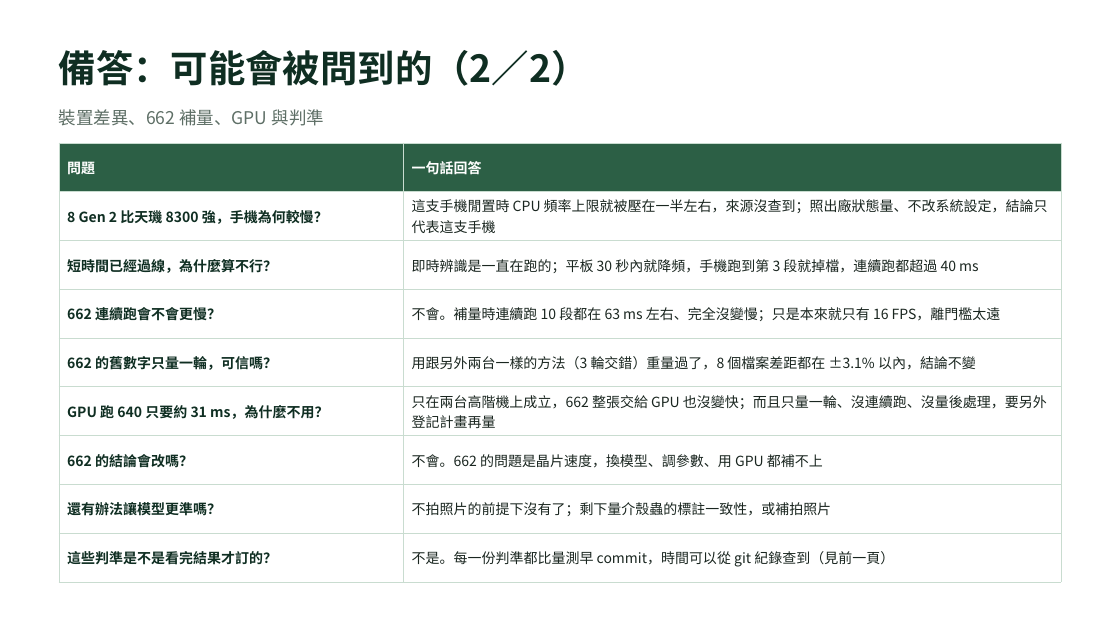
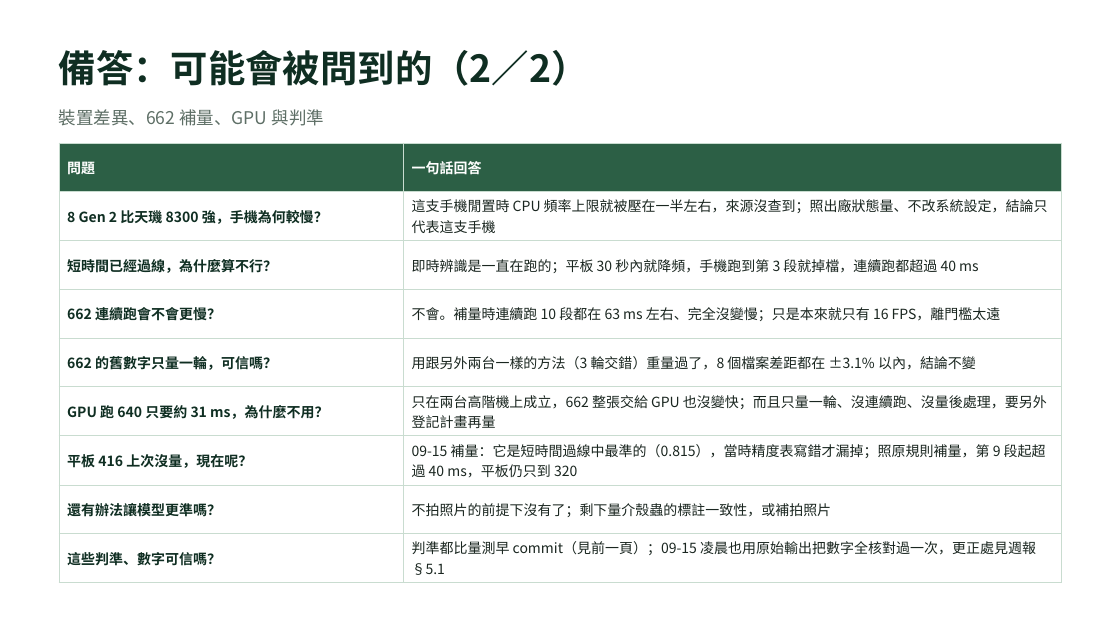
Before and after one commit to OneLeaf-dx/detection, a slide deck: slide 19 of docs/v12.3_簡報_口頭報告.pptx. Drawn at 1120x630 pixels with LibreOffice and Linux fonts; fonts in the diff are those of the drawing. Boxes give left, top, right and bottom in pixels: in the first picture for what was removed or moved away, otherwise in the second. Text is boxed around its words. In the diff, an @@ line names an element or a change of style, - is before the commit and + after.

```diff
--- a/docs/v12.3_簡報_口頭報告.pptx
+++ b/docs/v12.3_簡報_口頭報告.pptx
@@ table at bbox=[59, 143, 1061, 579] @@
-row 7, column 1: 662 的結論會改嗎？
+row 7, column 1: 平板 416 上次沒量，現在呢？
-row 7, column 2: 不會。662 的問題是晶片速度，換模型、調參數、用 GPU 都補不上
+row 7, column 2: 09-15 補量：它是短時間過線中最準的（0.815），當時精度表寫錯才漏掉；照原規則補量，第 9 段起超過 40 ms，平板仍只到 320
-row 9, column 1: 這些判準是不是看完結果才訂的？
+row 9, column 1: 這些判準、數字可信嗎？
-row 9, column 2: 不是。每一份判準都比量測早 commit，時間可以從 git 紀錄查到（見前一頁）
+row 9, column 2: 判準都比量測早 commit（見前一頁）；09-15 凌晨也用原始輸出把數字全核對過一次，更正處見週報 §5.1
```
Also in this commit, not shown: 11 other slides changed, 19 other files.
